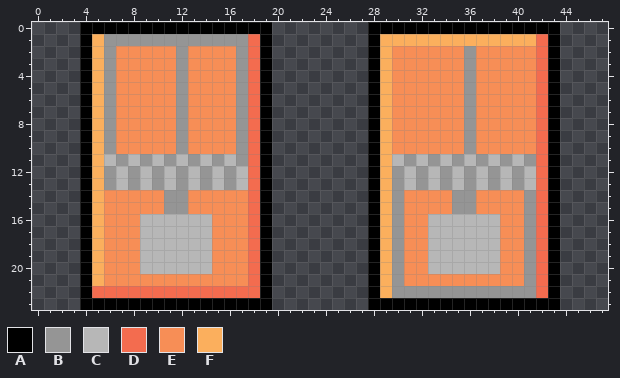
Pixel-art sprite, stored at sprites/game/pwrup/trap.png. The first picture shows the starting point.
The file is 48x24 pixels.
Palette (. is transparent): A #000000  B #959595  C #b7b7b7  D #f36c4f  E #f78e56  F #fbaf5d
Pixels before, first column x 4:
 0 AAAAAAAAAAAAAAAA........AAAAAAAAAAAAAAAA
 1 AFBBBBBBBBBBBBDA........AFFFFFFFFFFFFFDA
 2 AFBEEEEEBEEEEBDA........AFEEEEEEBEEEEEDA
 3 AFBEEEEEBEEEEBDA........AFEEEEEEBEEEEEDA
 4 AFBEEEEEBEEEEBDA........AFEEEEEEBEEEEEDA
 5 AFBEEEEEBEEEEBDA........AFEEEEEEBEEEEEDA
 6 AFBEEEEEBEEEEBDA........AFEEEEEEBEEEEEDA
 7 AFBEEEEEBEEEEBDA........AFEEEEEEBEEEEEDA
 8 AFBEEEEEBEEEEBDA........AFEEEEEEBEEEEEDA
 9 AFBEEEEEBEEEEBDA........AFEEEEEEBEEEEEDA
10 AFBEEEEEBEEEEBDA........AFEEEEEEBEEEEEDA
11 AFCBCBCBCBCBCBDA........AFCBCBCBCBCBCBDA
12 AFBCBCBCBCBCBCDA........AFBCBCBCBCBCBCDA
13 AFBCBCBCBCBCBCDA........AFBCBCBCBCBCBCDA
14 AFEEEEEBBEEEEEDA........AFBEEEEBBEEEEBDA
15 AFEEEEEBBEEEEEDA........AFBEEEEBBEEEEBDA
16 AFEEECCCCCCEEEDA........AFBEECCCCCCEEBDA
17 AFEEECCCCCCEEEDA........AFBEECCCCCCEEBDA
18 AFEEECCCCCCEEEDA........AFBEECCCCCCEEBDA
19 AFEEECCCCCCEEEDA........AFBEECCCCCCEEBDA
20 AFEEECCCCCCEEEDA........AFBEECCCCCCEEBDA
21 AFEEEEEEEEEEEEDA........AFBEEEEEEEEEEBDA
22 ADDDDDDDDDDDDDDA........AFBBBBBBBBBBBBDA
23 AAAAAAAAAAAAAAAA........AAAAAAAAAAAAAAAA
The result:
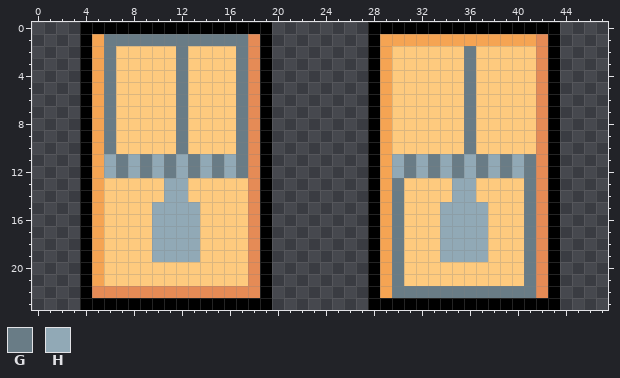
Colours new in this view: G #697c86  H #91a9b6
The edit:
colour D: #f36c4f -> #e58b56
colour E: #f78e56 -> #feca7e
colour F: #fbaf5d -> #f5a453
Changed rows in their new state; - is a pixel that keeps its letter.
first column x 6:
 1 GGGGGGGGGGGG------------------------
 2 G-----G----G------------------G-----
 3 G-----G----G------------------G-----
 4 G-----G----G------------------G-----
 5 G-----G----G------------------G-----
 6 G-----G----G------------------G-----
 7 G-----G----G------------------G-----
 8 G-----G----G------------------G-----
 9 G-----G----G------------------G-----
10 G-----G----G------------------G-----
11 HGHGHGHGHGHG------------HGHGHGHGHGHG
12 HGHGHGHGHGHG------------HGHGHGHGHGHG
13 EEEEEHHEEEEE------------GEEEEHHEEEEG
14 -----HH-----------------G----HH----G
15 ----HHHH----------------G---HHHH---G
16 ---EHHHHE---------------G--EHHHHE--G
17 ---EHHHHE---------------G--EHHHHE--G
18 ---EHHHHE---------------G--EHHHHE--G
19 ---EHHHHE---------------G--EHHHHE--G
20 ---EEEEEE---------------G--EEEEEE--G
21 ------------------------G----------G
22 ------------------------GGGGGGGGGGGG
